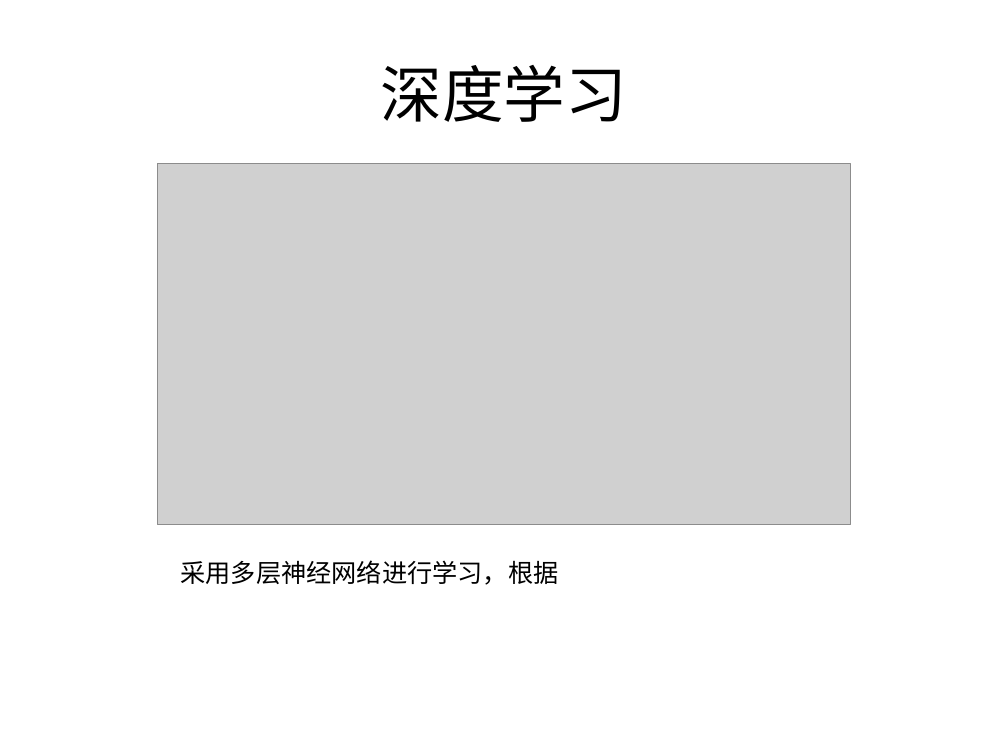
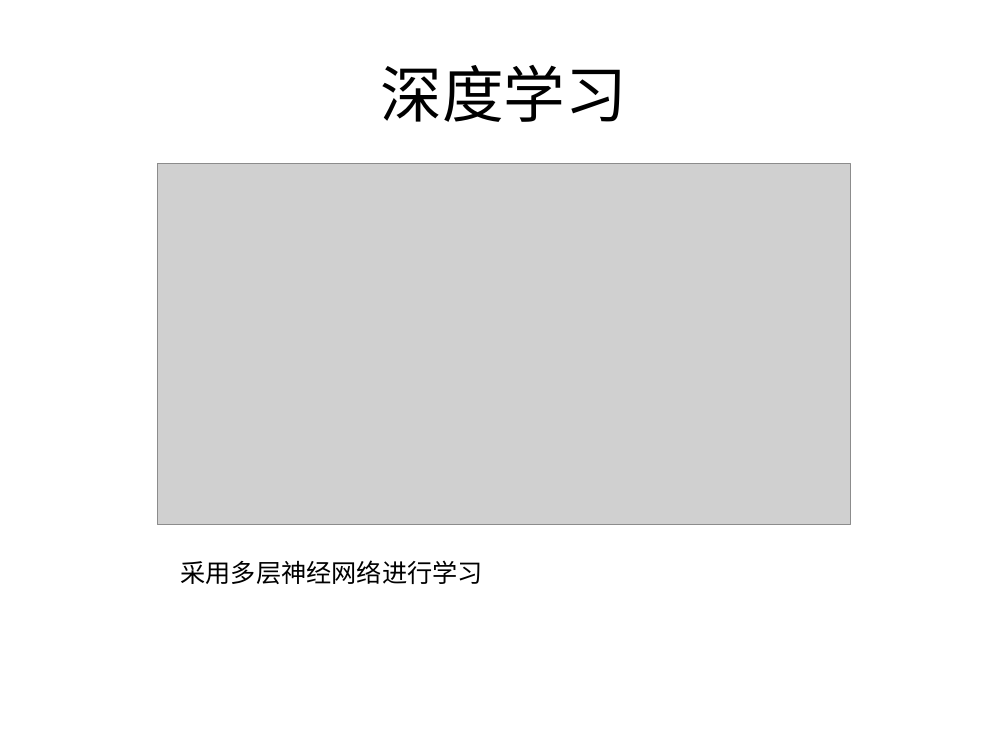
Before and after one commit to logcoding/DeepLearning, a slide deck: slide 8 of 机器学习&深度学习介绍.pptx (slide 7 before the commit). Drawn at 1008x756 pixels with LibreOffice and Linux fonts; fonts in the diff are those of the drawing; grey boxes stand for pictures. Boxes give left, top, right and bottom in pixels: in the first picture for what was removed or moved away, otherwise in the second. Text is boxed around its words. In the diff, an @@ line names an element or a change of style, - is before the commit and + after.

```diff
--- a/机器学习&深度学习介绍.pptx
+++ b/机器学习&深度学习介绍.pptx
@@ text at (x1=180, y1=560, x2=482, y2=584): text changed @@
-采用多层神经网络进行学习，根据
+采用多层神经网络进行学习
```
Also in this commit, not shown: 12 slides added, 1 slide removed, 13 other files.
